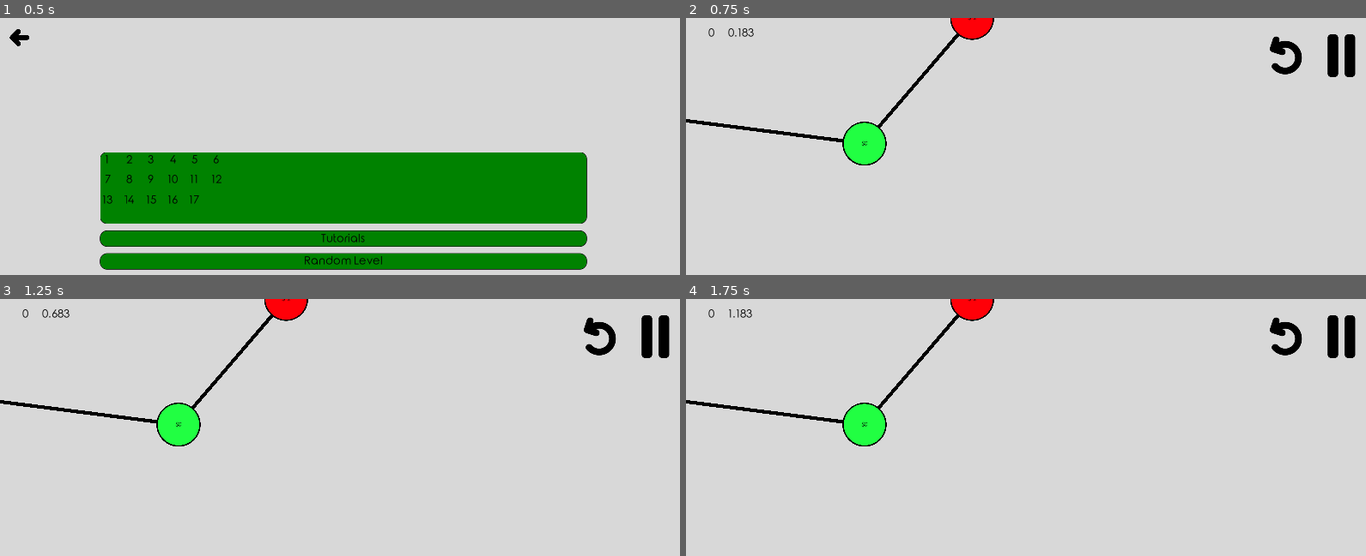
Above: before the commit, frames 1-4 (two rows, left to right).
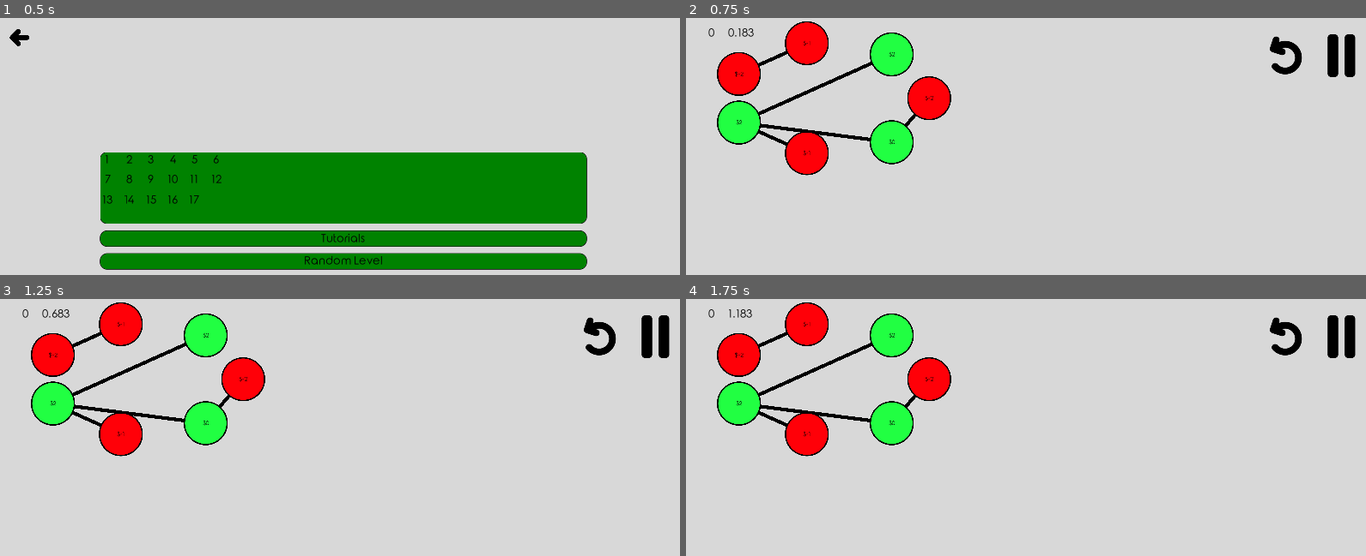
Above: after the commit, the same moments.

Repository: Inglo-Games/dollar-shuffle
Game: Godot game, scene res://scenes/lvl_menu.tscn
Two runs of this game, one before a commit and one after it. Both use one fixed random seed, a clock stepped at 60 frames per second and the inputs below. This scene is started directly instead of the project's main scene.
Inputs (mouse positions are in pixels of both pictures, inside the frame that each line leads up to):
- Up to frame 1 (0.5 s): no input
- Up to frame 2 (0.75 s): click "Random Level" at 0.5 s
- Up to frame 3 (1.25 s): no input
- Up to frame 4 (1.75 s): click (1284, 337) at 1.25 s

Frame 1 is identical in both runs. In frame 2, 7.9% of the frame differs, in the area x 0-46%, y 0-62%; in frame 3, 7.9%; in frame 4, 7.9%.

Commit message:
Fixing organize_nodes to scale and center correctly

Diff:
--- a/scripts/graph_gen.gd
+++ b/scripts/graph_gen.gd
@@ -70,8 +70,10 @@
 	for node in graph_data.keys():
 		# Easy solution: circle around center
 		var rot = 2 * PI * float(node) / n
-		graph_data[str(node)]["loc"] = [cos(rot), sin(rot)]
-		print("Node %d location: %.3f, %.3f" % [int(node), cos(rot), sin(rot)])
+		# Scale down circle coords and center on [0.5,0.5]
+		var x = cos(rot) * 0.35 + 0.5
+		var y = sin(rot) * 0.35 + 0.5
+		graph_data[str(node)]["loc"] = [x, y]
 	return graph_data
 
 # Distribute points randomly until graph is solvable
